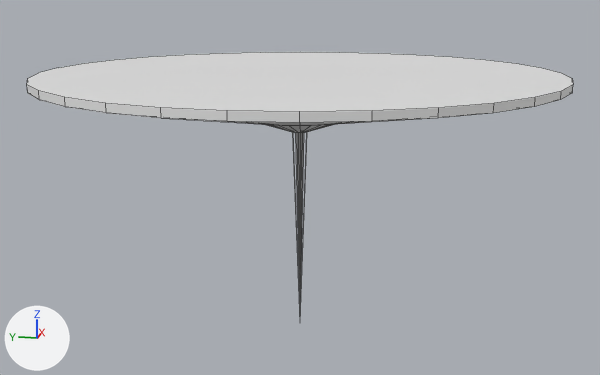
One commit to the FBX model OSVU/Assets/Models/SpaceStation/SpaceStationBase.fbx: the scene before it, then after it.
One viewpoint serves both versions: a 50 mm camera at (-219.9, -44.0, 23.3) aimed at (1.0, 0.2, -31.9). The axes (+X, +Y, +Z) are drawn at lower left. The lights are the same throughout. Mesh edges are drawn as thin lines. Vertices at the same position are counted once.

Objects in the first picture: 'Base'.
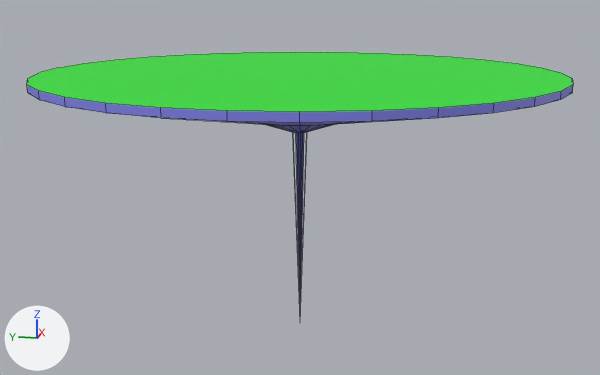
Changed parts and their boxes (x1, y1, x2, y2) in the pictures (600 x 375 px):
part 1 of me_cylinder, recoloured (white to green): (27, 52, 573, 112) in both
part 2 of me_cylinder, recoloured (grey to blue): (27, 85, 573, 311) in both

Edits to the bpy script that builds the scene:
```text
Add mat_base:
    mat_base = principled_material('Base')
    mat_base.base_color = (0.214, 0.217, 0.8)  # blue #7f80e7
Add mat_basesurface:
    mat_basesurface = principled_material('BaseSurface')
    mat_basesurface.base_color = (0.0, 0.8, 0.00793)  # green #00e716
Change me_cylinder:
    where me_cylinder.from_pydata(...)  # 133 vertices, 109 faces; spans x -70.0..70.0, y -70.0..70.0, z -72.0..0.0
    used by ob_base; location = (0.0, 0.0, 0.0)
    me_cylinder part 1: the 1 face centred in x 0.0, y 0.0, z 0.0 switches from no material to mat_basesurface (green #00e716)
    me_cylinder part 2: all 108 faces centred in x -69.3..69.3, y -69.3..69.3, z -44.0..-1.0 switch from no material to mat_base (blue #8080e7)
    add me_cylinder.materials.append(mat_basesurface)  # green #00e716
```
